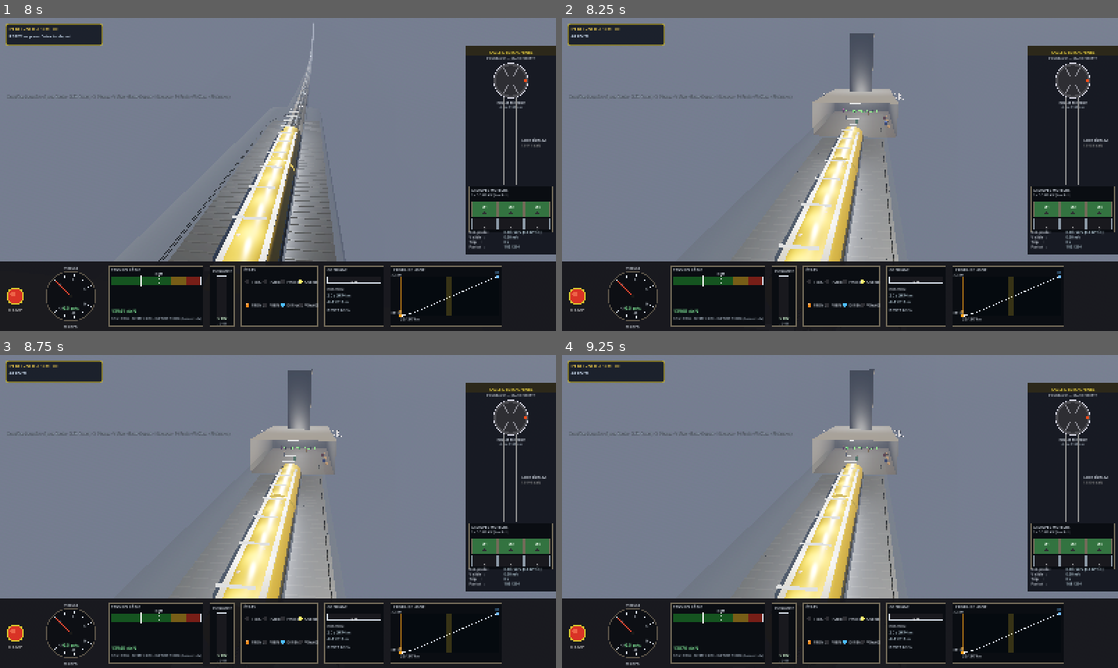
Above: before the commit, frames 1-4 (two rows, left to right).
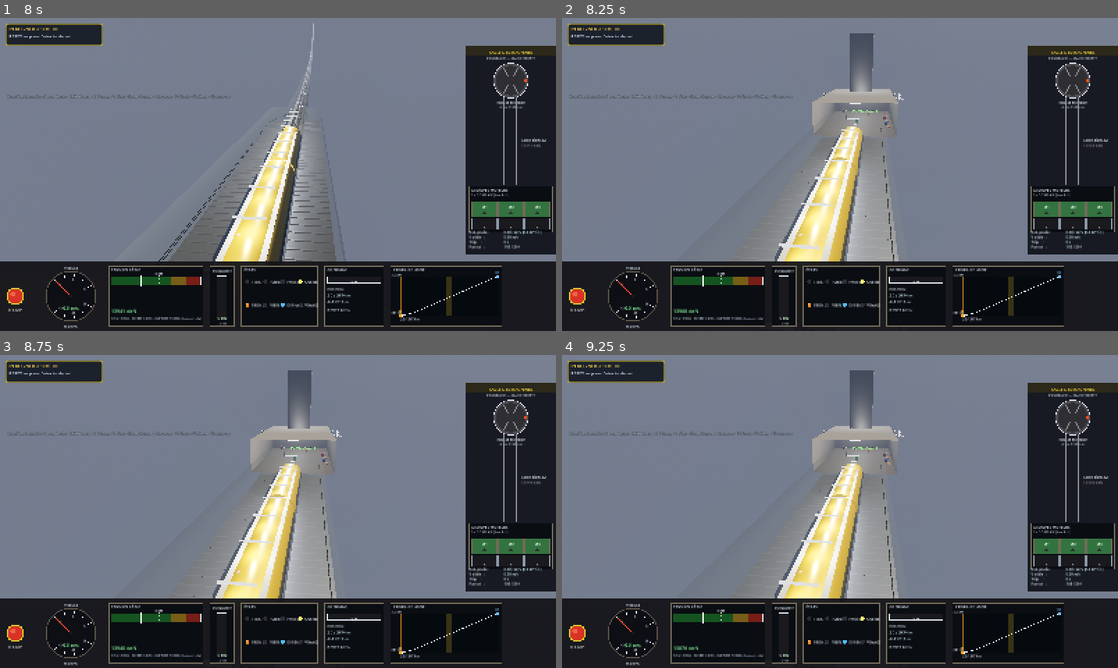
Above: after the commit, the same moments.

Repository: ARP273-ROSE/perce-neige-sim
Game: Godot game, scene res://scenes/main.tscn
Same seed, same stepped clock (60 frames per second), same inputs: the game is played once before the commit and once after it. Sound files missing from this copy of the repository are replaced by a short silence.
Inputs:
- Up to frame 1 (8 s): click "BASSE (montee)" at 0.5 s; click "HAUTE (descente)" at 1.25 s; click "RAME 1 (voie gauche)" at 2 s; click "RAME 2 (voie droite)" at 2.75 s; click "COMMENCER" at 3.5 s; tap Enter (ready_depart) at 4.25, 5, 5.75, 5.85, 6.5, 7.25 s; hold Up (speed_up) 4.28-5.03 s; tap Shift (emergency) at 4.35, 5.1, 6.05, 6.8, 7.55 s; hold Space (brake) 5.03-5.78 s; hold Up (speed_up) 5.78-7.28 s; tap H (toggle_headlights) at 6.6 s; hold Space (brake) from 7.28 s (still down); tap V (toggle_view) at 7.35 s
- Up to frame 2 (8.25 s): keep holding Space (brake); tap Enter (ready_depart) at 8 s; tap I at 8.1 s
- Up to frame 3 (8.75 s): keep holding Space (brake); tap Shift (emergency) at 8.3 s
- Up to frame 4 (9.25 s): keep holding Space (brake); tap Shift (emergency) at 8.85 s

Frame 1 is identical in both runs. In frame 2, 0.1% of the frame differs, in the area x 1-62%, y 5-78%; in frame 3, 0.4%; in frame 4, 0.5%, in the area x 1-62%, y 4-76%.

Commit message:
fix: arrêt en gare progressif — détection d'arrivée serrée, feed-forward d'enveloppe, serrage rampé (2D+3D)
« L'arrêt en gare supérieure est instantané à la fin. » Trois causes
empilées, mesurées au banc (pic de décélération finale ~15 m/s² : les
~0,3 m/s résiduels coupés en une frame) :

1. Le port 3D serrait le tambour au CONTACT du clamp de position,
   vitesse résiduelle comprise — la détection d'arrivée SERRÉE du PC
   v1.12.3 (|v| < 0,08 m/s ET à moins de 8 cm du repère, le docking
   finit naturellement) n'avait jamais été portée. Le clamp redevient un
   simple amortisseur de butoir.
2. Le régulateur TRAÎNAIT ~0,4 m/s au-dessus du profil de docking (il
   faut de l'erreur pour qu'un P commande une décélération) → il finissait
   sur le butoir. Ajout du feed-forward d'enveloppe = vraie dérivée de la
   cible, −a·(v/v_cible) : plein quand on suit le profil, nul en dessous.
   (Premier essai avec un ff CONSTANT : équilibre parasite, rame plantée
   0,5 m avant le quai — le ratio v/v_cible le supprime.)
3. Le serrage parked coupait le résiduel (≤ 8 cm/s) en une frame →
   serrage progressif à 1,2 m/s² ; la gravité (≤ 0,7 intégrée avant) ne
   vainc pas la rampe, le tambour tient rigoureusement v = 0 une fois posé.

Résultat au banc (2 sens) : v = 0,44 → 0,20 → 0,08 m/s sur les 3
dernières secondes, pic de décélération 1,33 m/s² (~15 avant), arrivée en
142 s, montée complète inchangée (425 s), 16/16 tests desktop.

Co-Authored-By: Claude Opus 4.8 (1M context) <noreply@anthropic.com>
Claude-Session: https://claude.ai/code/session_01UdVu7B5mE1LwQvD1hyekY2

Diff:
--- a/godot_project/scripts/train_physics.gd
+++ b/godot_project/scripts/train_physics.gd
@@ -337,16 +337,25 @@
 			v = maxf(0.0, v - 2.0 * dt)
 			acc = -2.0
 			buffer_clamp = true
-		if direction > 0 and not finished:
-			finished = true
-			_arrival_grab()
 	elif s <= clamp_lo:
 		s = clamp_lo
 		if v < 0.0:
 			v = minf(0.0, v + 2.0 * dt)
 			acc = 2.0
 			buffer_clamp = true
-		if direction < 0 and not finished:
+
+	# Détection d'arrivée SERRÉE (port du PC v1.12.3) : le serrage du
+	# tambour n'a lieu que quand le docking s'est achevé NATURELLEMENT
+	# (|v| < 0,08 m/s ET à moins de 8 cm du point d'arrêt). L'ancien port
+	# serrait au CONTACT du clamp, vitesse résiduelle comprise → les
+	# ~0,25 m/s restants coupés en une frame = « l'arrêt en gare
+	# supérieure est instantané » (retour d'essai 2026-07-13). Le clamp
+	# ci-dessus reste un simple amortisseur de butoir (2 m/s²).
+	if not finished and trip_started and absf(v) < 0.08:
+		if direction > 0 and s >= PNConstants.STOP_S - 0.08:
+			finished = true
+			_arrival_grab()
+		elif direction < 0 and s <= PNConstants.START_S + 0.08:
 			finished = true
 			_arrival_grab()
 
@@ -360,9 +369,14 @@
 	if rebound_timer >= 0.0:
 		rebound_timer += dt
 
-	# Frein parking (drum) ou frein urgence (panne grave)
+	# Frein parking (drum) ou frein urgence (panne grave). Serrage
+	# PROGRESSIF du résiduel (≤ 8 cm/s au moment du grab d'arrivée) :
+	# v décroît à 1,2 m/s² au lieu d'être coupée en une frame — dernier
+	# à-coup de l'arrêt en gare (retour d'essai 2026-07-13). La gravité
+	# (≤ 0,7 m/s² intégrée juste avant) ne peut pas vaincre la rampe :
+	# le tambour tient rigoureusement v = 0 une fois posé.
 	if maint_brake or doors_open or emergency_brake:
-		v = 0.0
+		v = move_toward(v, 0.0, 1.2 * dt)
 		acc = 0.0
 
 	a = acc
@@ -505,17 +519,30 @@
 	var target_v: float = minf(speed_cmd_eff, v_envelope)
 
 	# Zone creep : dernière CREEP_DIST m à CREEP_V, puis docking final en
-	# ~4 s sur les 2,5 derniers mètres (0,15 m/s²) — ALIGNÉ sur le sim
+	# ~5 s sur les 2,5 derniers mètres (0,15 m/s²) — ALIGNÉ sur le sim
 	# Python v1.12.3 : l'ancien couple 0,04/6 m du port donnait une entrée
 	# en gare interminable (~0,2 m/s pendant 20 s, constaté machine).
+	# a_ff_env : décélération d'ENVELOPPE anticipée (feed-forward) — sans
+	# elle, le contrôleur P doit accumuler ~0,4 m/s d'erreur pour commander
+	# la rampe → la rame traînait 0,4 m/s au-dessus du profil et finissait
+	# sur le butoir (« arrêt instantané », retour d'essai 2026-07-13).
+	# Le ff = VRAIE dérivée de la cible : d(√(2ad))/dt = −a·(v/v_cible) —
+	# plein quand on SUIT le profil, nul quand on est en dessous (un ff
+	# constant créait un équilibre parasite : rame plantée 0,5 m avant le
+	# quai, a_des ≤ 0 dès que v passait sous le profil).
+	var a_ff_env: float = 0.0
+	if v_envelope < speed_cmd_eff and dist_to_stop >= PNConstants.CREEP_DIST:
+		a_ff_env = -a_env * clampf(v_travel / maxf(v_envelope, 0.05), 0.0, 1.2)
 	if dist_to_stop < PNConstants.CREEP_DIST:
 		var park_decel: float = 0.15
 		var final_dist: float = 2.5
 		if dist_to_stop > final_dist:
 			target_v = PNConstants.V_CREEP
+			a_ff_env = 0.0
 		else:
 			var v_park: float = sqrt(2.0 * park_decel * maxf(dist_to_stop, 0.001))
 			target_v = minf(PNConstants.V_CREEP, v_park)
+			a_ff_env = -park_decel * clampf(v_travel / maxf(target_v, 0.05), 0.0, 1.2)
 
 	# Contrôleur unifié en FORCE (2026-07-13). L'entraînement calcule :
 	#   a_des  = accélération désirée (erreur de vitesse, bornée par la
@@ -550,8 +577,11 @@
 		# Borne haute = rampe programmée (confort moteur) ; borne basse =
 		# frein service plein (−2,5) : le régulateur doit pouvoir
 		# commander un vrai freinage (consigne coupée à pleine vitesse),
-		# pas seulement la décélération de croisière.
-		var a_des: float = clampf(err * k_a, -PNConstants.A_BRAKE_NORMAL, PNConstants.A_TARGET)
+		# pas seulement la décélération de croisière. a_ff_env anticipe la
+		# pente de l'enveloppe (approche/docking) pour que le P ne serve
+		# qu'aux transitoires.
+		var a_des: float = clampf(a_ff_env + err * k_a,
+			-PNConstants.A_BRAKE_NORMAL, PNConstants.A_TARGET)
 		var f_req: float = m_total * a_des + f_ff
 		if f_req >= 0.0:
 			demand_throttle = clampf(f_req / maxf(f_motor_max, 1.0), 0.0, 1.0)
Not shown, changed: perce_neige_sim.py
